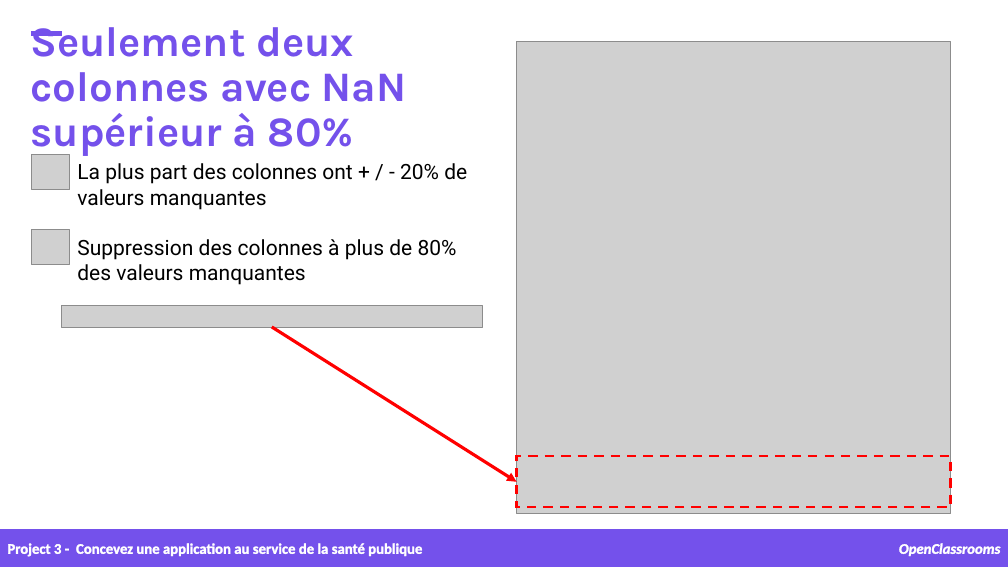
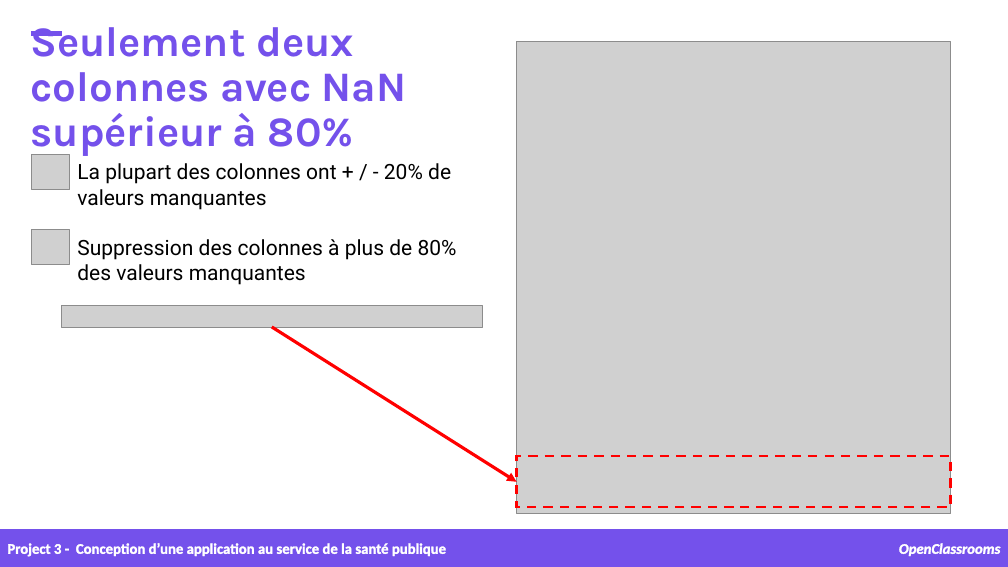
Before and after one commit to samirhinojosa/OC-P3-design-application-public-health, a slide deck: slide 14 of supports/P3_02_presentation v1.pptx. Drawn at 1008x567 pixels with LibreOffice and Linux fonts; fonts in the diff are those of the drawing; grey boxes stand for pictures; background and template pictures are left out. Boxes give left, top, right and bottom in pixels: in the first picture for what was removed or moved away, otherwise in the second. Text is boxed around its words. In the diff, an @@ line names an element or a change of style, - is before the commit and + after.

```diff
--- a/supports/P3_02_presentation v1.pptx
+++ b/supports/P3_02_presentation v1.pptx
@@ text at [77,163,451,210]: text changed @@
-La plus part des colonnes ont + / - 20% de valeurs manquantes
+La plupart des colonnes ont + / - 20% de valeurs manquantes
@@ text at [7,543,446,557]: text changed @@
-Project 3 - Concevez une application au service de la santé publique
+Project 3 - Conception d’une application au service de la santé publique
```
Also in this commit, not shown: 33 other slides changed, 1 slide added, 22 other files.
